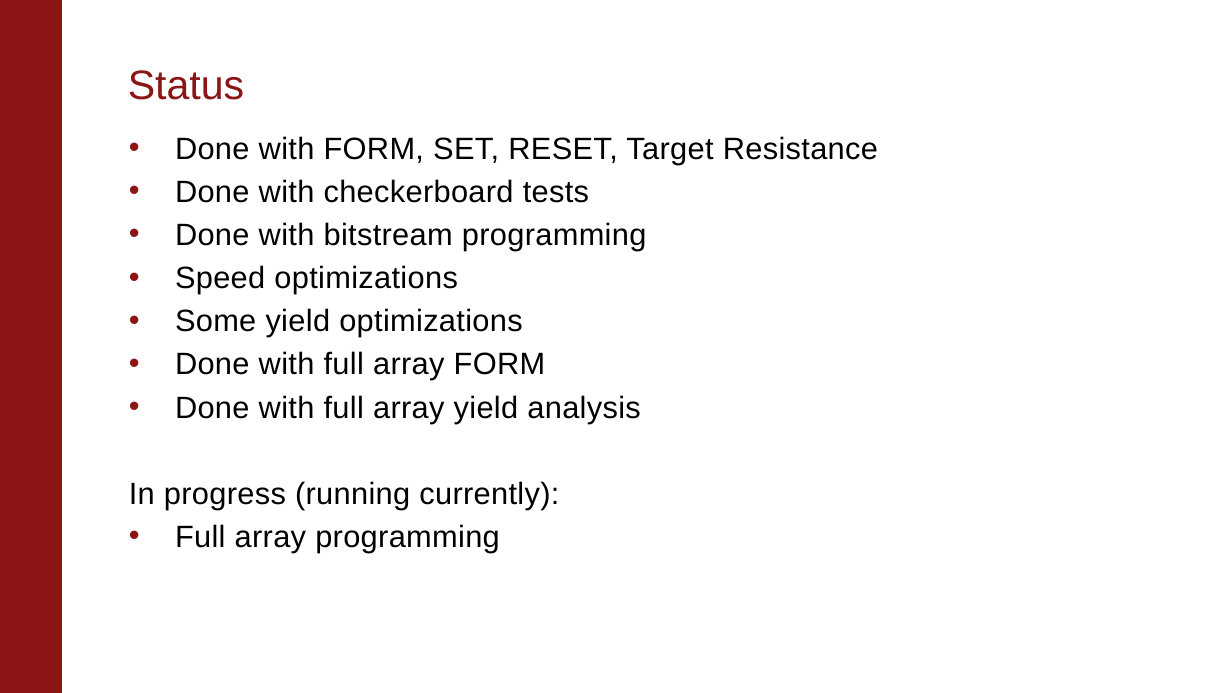
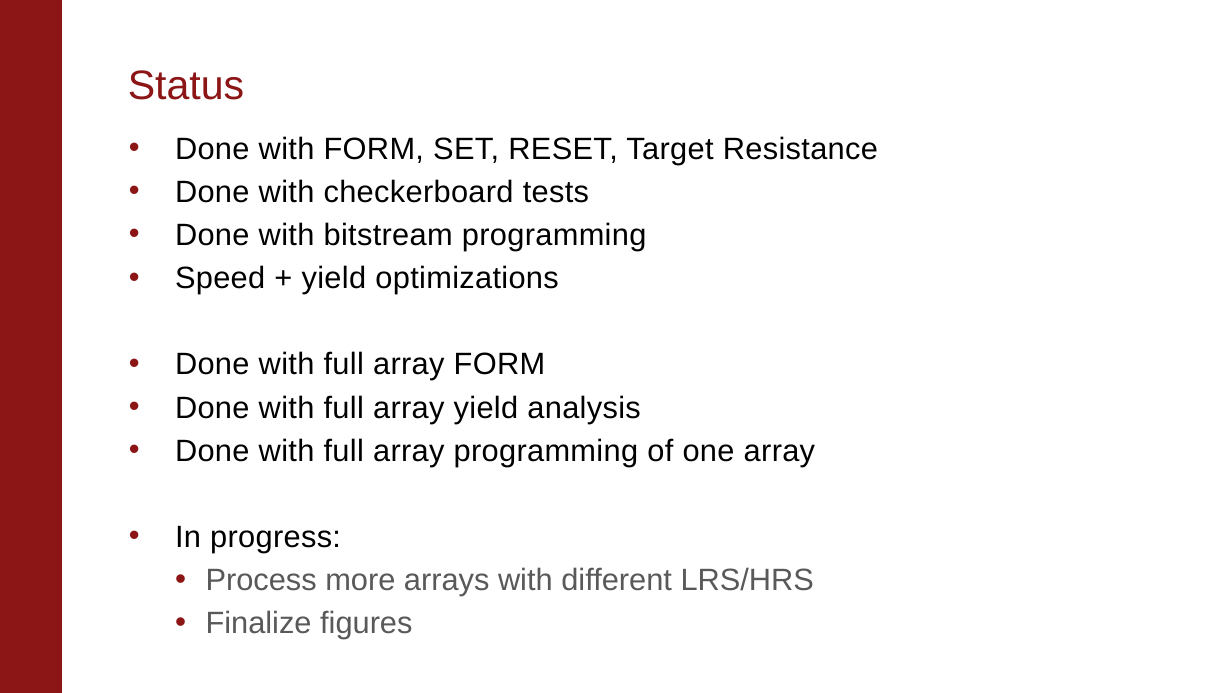
Before and after one commit to akashlevy/NI-RRAM-Test-Setup, a slide deck: slide 2 of presentations/Updates 2-4-21.pptx. Drawn at 1232x693 pixels with LibreOffice and Linux fonts; fonts in the diff are those of the drawing; background and template pictures are left out. Boxes give left, top, right and bottom in pixels: in the first picture for what was removed or moved away, otherwise in the second. Text is boxed around its words. In the diff, an @@ line names an element or a change of style, - is before the commit and + after.

```diff
--- a/presentations/Updates 2-4-21.pptx
+++ b/presentations/Updates 2-4-21.pptx
@@ text at bbox=[175, 265, 558, 294]: text changed @@
-• Speed optimizations
-• Some yield optimizations
+• Speed + yield optimizations
@@ text at bbox=[175, 438, 815, 639]: text changed; text colour #000000 to #595959 @@
-In progress (running currently):
-• Full array programming
+• Done with full array programming of one array
+• In progress:
+    • Process more arrays with different LRS/HRS
+    • Finalize figures
```
Also in this commit, not shown: 4 other slides changed, 4 slides added, 1 slide removed, 8 other files.
